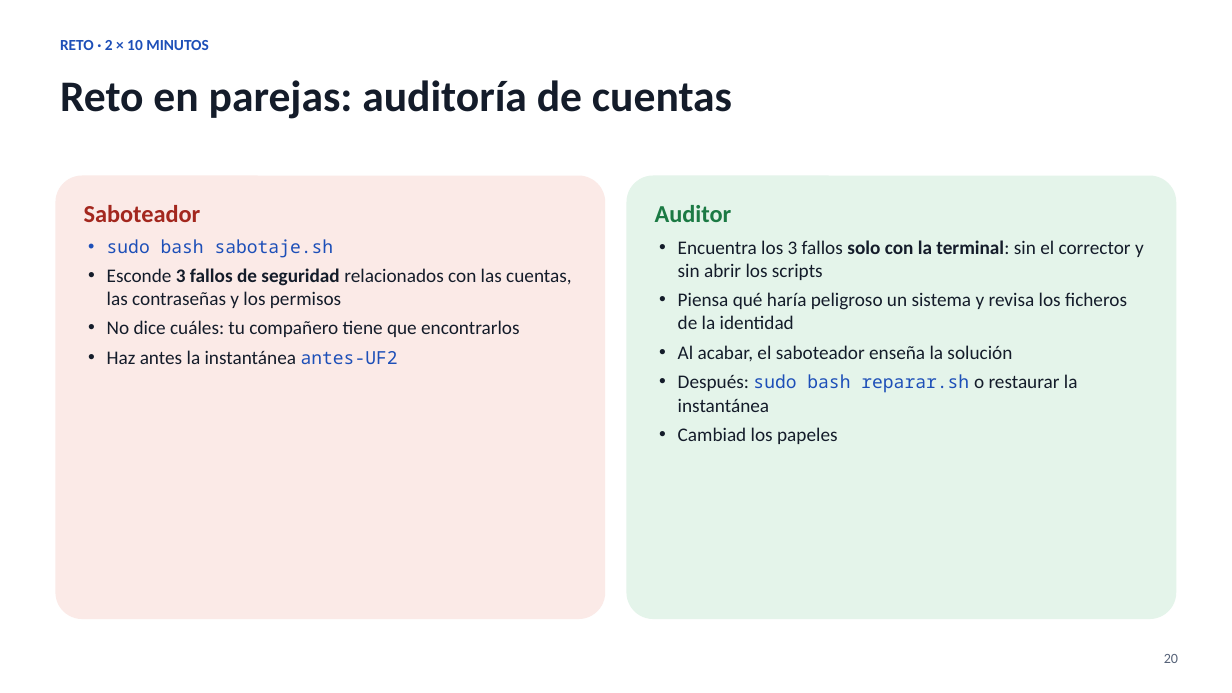
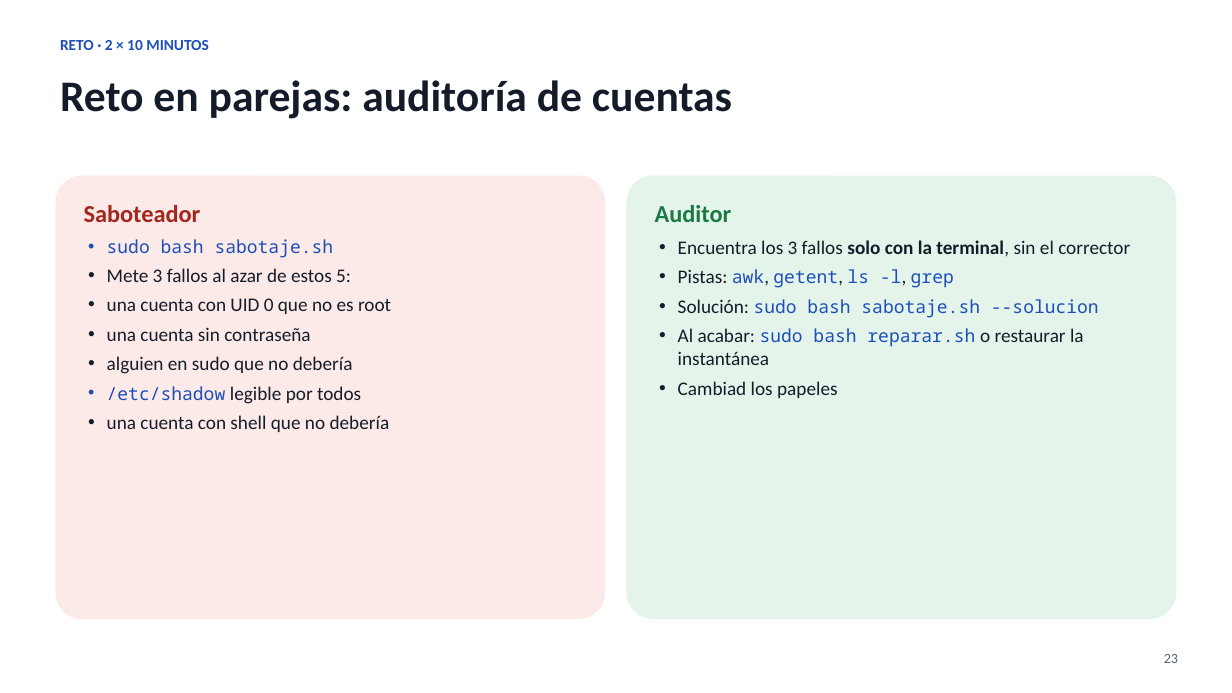
Before and after one commit to keespootes-cloud/norte-redes-lab, a slide deck: slide 23 of presentacion/Norte_Redes_UF2_Administracion_software_base.pptx (slide 20 before the commit). Drawn at 1232x693 pixels with LibreOffice and Linux fonts; fonts in the diff are those of the drawing. Boxes give left, top, right and bottom in pixels: in the first picture for what was removed or moved away, otherwise in the second. Text is boxed around its words. In the diff, an @@ line names an element or a change of style, - is before the commit and + after.

Commit message:
Soluciones publicadas tras la clase y presentación completa

```diff
--- a/presentacion/Norte_Redes_UF2_Administracion_software_base.pptx
+++ b/presentacion/Norte_Redes_UF2_Administracion_software_base.pptx
@@ text in rounded rectangle at [107,268,391,432]: text changed @@
-• Esconde 3 fallos de seguridad relacionados con las cuentas, las contraseñas y los permisos
-• No dice cuáles: tu compañero tiene que encontrarlos
-• Haz antes la instantánea antes-UF2
+• Mete 3 fallos al azar de estos 5:
+• una cuenta con UID 0 que no es root
+• una cuenta sin contraseña
+• alguien en sudo que no debería
+• /etc/shadow legible por todos
+• una cuenta con shell que no debería
@@ text in rounded rectangle at [678,240,1130,365]: text changed @@
-• Encuentra los 3 fallos solo con la terminal: sin el corrector y sin abrir los scripts
-• Piensa qué haría peligroso un sistema y revisa los ficheros de la identidad
-• Al acabar, el saboteador enseña la solución
-• Después: sudo bash reparar.sh o restaurar la instantánea
+• Encuentra los 3 fallos solo con la terminal, sin el corrector
+• Pistas: awk, getent, ls -l, grep
+• Solución: sudo bash sabotaje.sh --solucion
+• Al acabar: sudo bash reparar.sh o restaurar la instantánea
@@ text at [1164,654,1178,663]: text changed @@
-20
+23
```
Also in this commit, not shown: 17 other slides changed, 6 slides added, 1 slide removed, 4 other files.
